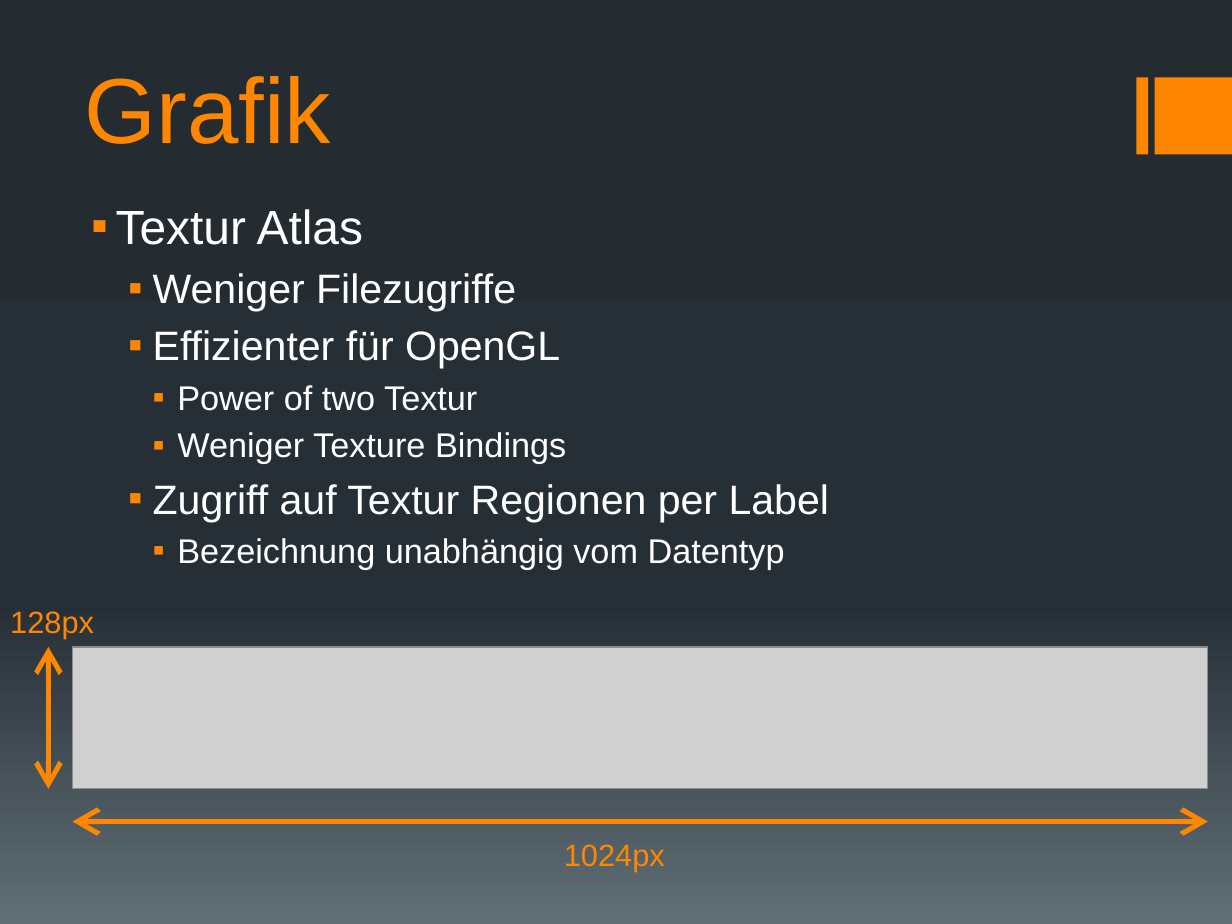
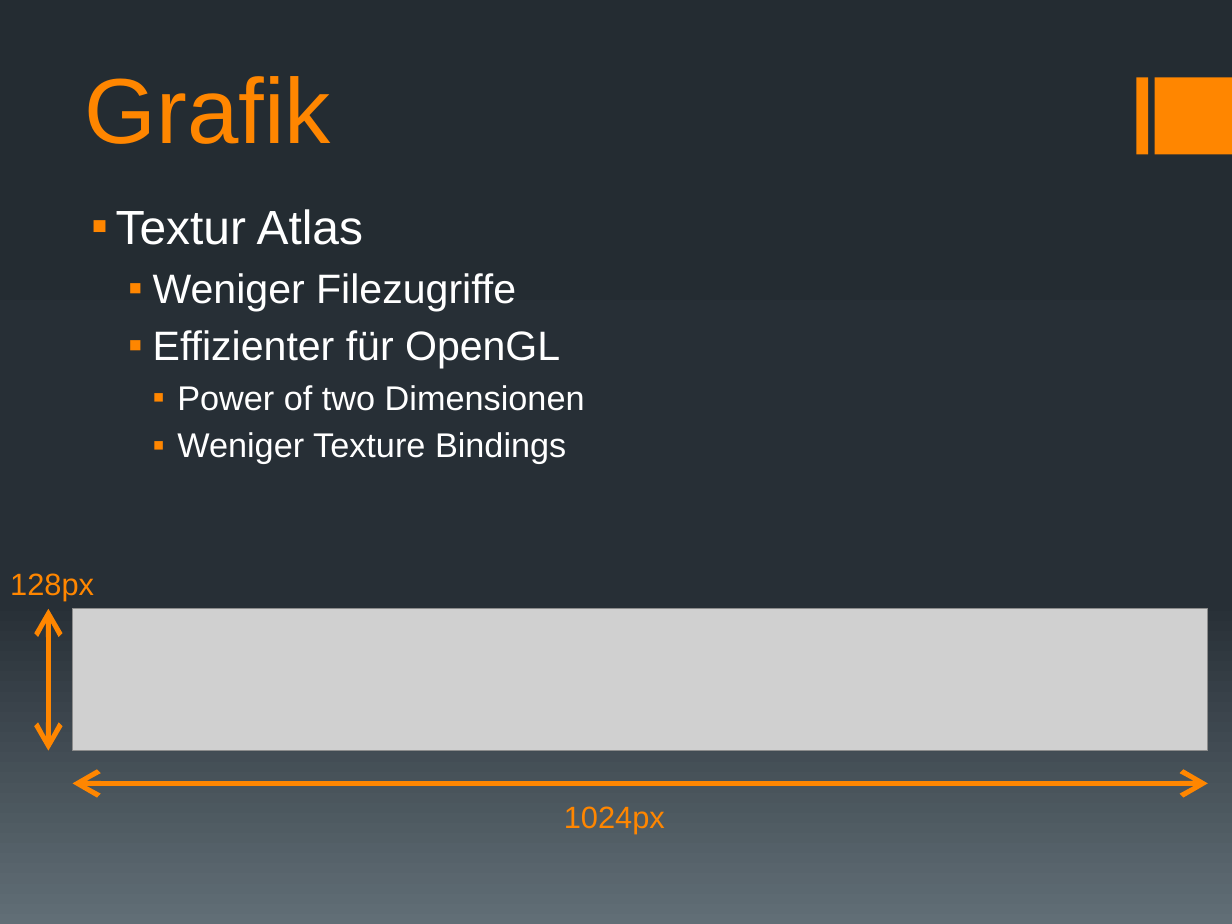
Before and after one commit to docker-apps/Docker, a slide deck: slide 17 of Documents/Design/Design_Präsentation_v1.pptx. Drawn at 1232x924 pixels with LibreOffice and Linux fonts; fonts in the diff are those of the drawing; grey boxes stand for pictures. Boxes give left, top, right and bottom in pixels: in the first picture for what was removed or moved away, otherwise in the second. Text is boxed around its words. In the diff, an @@ line names an element or a change of style, - is before the commit and + after.

```diff
--- a/Documents/Design/Design_Präsentation_v1.pptx
+++ b/Documents/Design/Design_Präsentation_v1.pptx
@@ text at box(177, 385, 585, 411): text changed @@
-    ▪ Power of two Textur
+    ▪ Power of two Dimensionen
@@ text at box(153, 484, 829, 569): paragraphs removed @@
-  ▪ Zugriff auf Textur Regionen per Label
-    ▪ Bezeichnung unabhängig vom Datentyp
@@ 2 texts, 2 double arrows, 1 picture: place and size @@
-2 texts, 2 double arrows, 1 picture at box(10, 611, 1207, 871)
+2 texts, 2 double arrows, 1 picture at box(10, 573, 1207, 833)
```
Also in this commit, not shown: 1 slide added.
